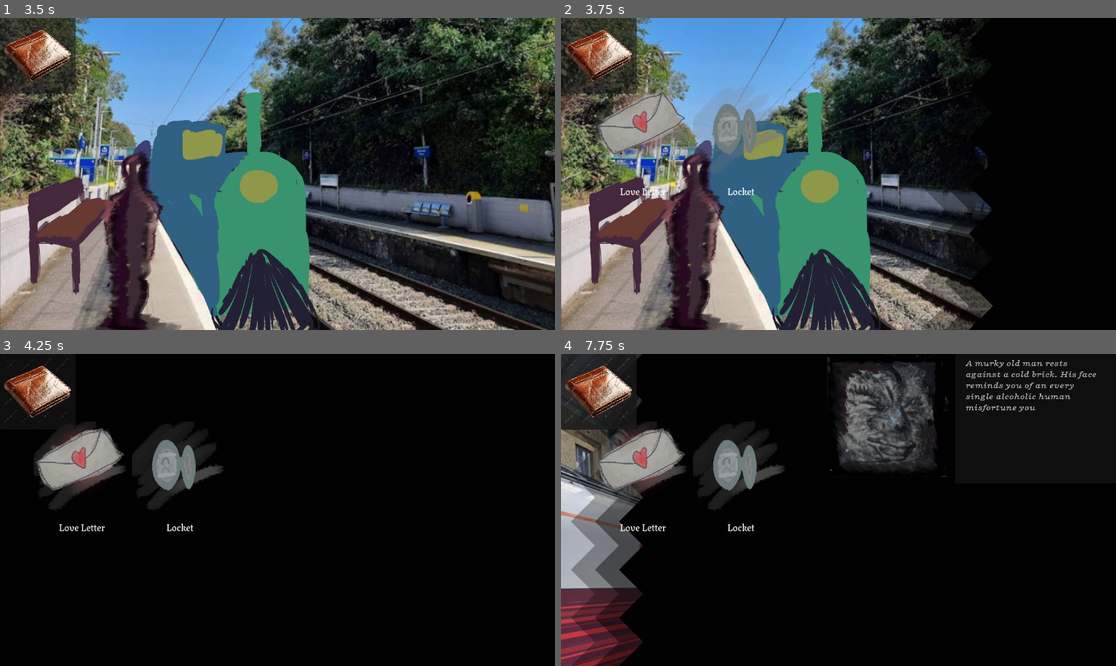
Above: before the commit, frames 1-4 (two rows, left to right).
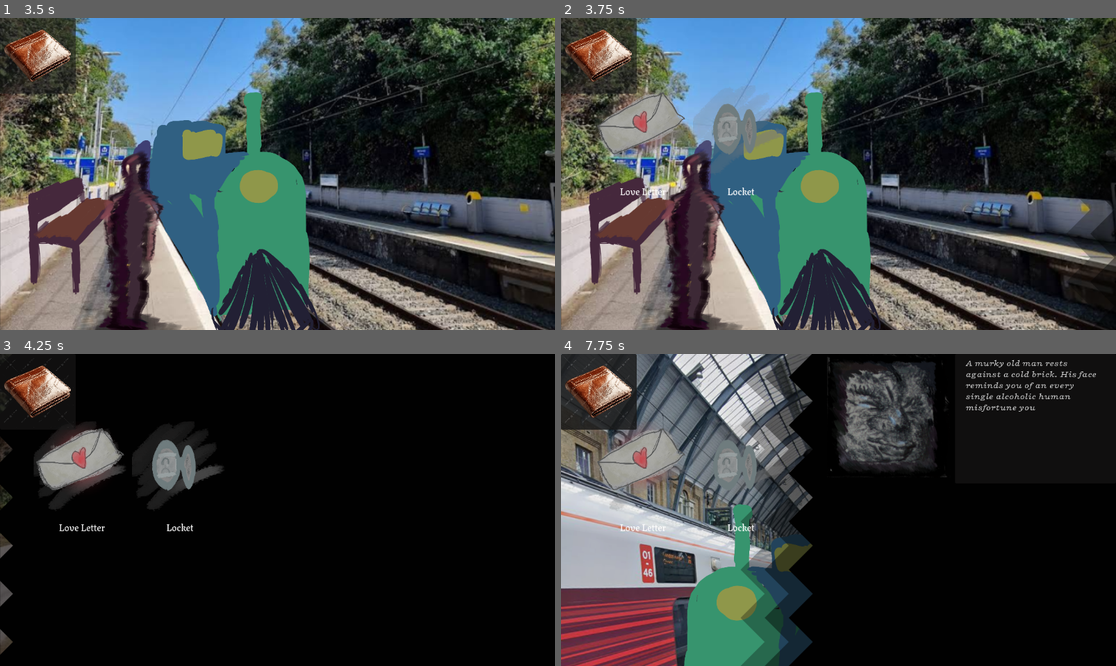
Above: after the commit, the same moments.

Repository: JCoMcL/ld59
Game: Godot game, scene res://root.tscn
The game is run twice, just before and just after one commit, with the same random seed, the same clock (stepped at 60 frames per second) and the same inputs.
Inputs (mouse positions are in pixels of both pictures, inside the frame that each line leads up to):
- Up to frame 1 (3.5 s): click (38, 55) at 0.5 s; click (38, 55) at 1.25 s; click (38, 55) at 2 s; tap Enter at 2.75 s; move the mouse to (72, 227) at 2.77 s; click (72, 227) at 2.92 s
- Up to frame 2 (3.75 s): tap Space at 3.5 s; move the mouse to (783, 211) at 3.52 s; click (783, 211) at 3.67 s
- Up to frame 3 (4.25 s): no input
- Up to frame 4 (7.75 s): move the mouse to (699, 584) at 4.27 s; click (699, 584) at 4.42 s; click (599, 391) at 5.02 s; click (599, 391) at 5.77 s; click (599, 391) at 6.52 s; move the mouse to (810, 572) at 7.27 s; click (810, 572) at 7.42 s

Frame 1 is identical in both runs. In frame 2, 16% of the frame differs, in the area x 64-100%, y 0-100%; in frame 3, 0.5%; in frame 4, 34%, in the area x 1-46%, y 0-100%.

Commit message:
hacks to fix curtain

Diff:
--- a/curtain.gd
+++ b/curtain.gd
@@ -22,13 +22,15 @@
 	open()
 
 enum {DOWN, UP, LEFT, RIGHT}
-func close(direction=DOWN, specific_duration = duration) -> Signal:
+func close(direction=DOWN, specific_duration = duration):
+	visible=true
 	material.set_shader_parameter("direction", direction)
 	var t = new_tween()
 	t.tween_method(set_openness, get_openness(), 0.0, specific_duration * get_openness())
-	return t.finished
-func open(direction=UP, specific_duration = duration) -> Signal:
+	await t.finished
+func open(direction=UP, specific_duration = duration):
 	material.set_shader_parameter("direction", [UP,DOWN,RIGHT,LEFT][direction])
 	var t = new_tween()
 	t.tween_method(set_openness, get_openness(), 1.0, specific_duration* (1.0 - get_openness()))
-	return t.finished
+	await t.finished
+	visible = false
--- a/curtain.gdshader
+++ b/curtain.gdshader
@@ -18,13 +18,15 @@
 	vec2 pixel_coord = RESOLUTION * UV;
 
 	// Adjust calculations for horizontal vs vertical wipes
+	float factor_hack = 0.0;
 	float res_major_axis = RESOLUTION.y;
 	if (direction == 2 || direction == 3) { // left or right
 		res_major_axis = RESOLUTION.x;
+		factor_hack = (1.0 - (RESOLUTION.y / RESOLUTION.x)) * .47;
 	}
 
-	float fudge_factor = (wave_size * 3.0) / res_major_axis;
-	float curtain_height = (factor - fudge_factor) * (1.0 + fudge_factor*2.0)  * res_major_axis;
+	float fudge_amount = (wave_size * 4.0);
+	float curtain_height = (factor - factor_hack) * (res_major_axis + fudge_amount) - fudge_amount;
 
 	// Define rotation matrix based on direction
 	mat2[] rotations = {
@@ -33,6 +35,7 @@
 		mat2(vec2(0.0, 1.0), vec2(-1.0, 0.0)), // 90 deg CW
 		mat2(vec2(0.0, -1.0), vec2(1.0, 0.0)) // 90 deg CCW
 	};
+
 
 	// Rotate coordinates around the center of the screen
 	vec2 center = RESOLUTION / 2.0;
